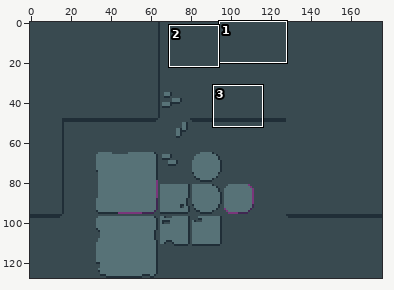
Edited in one commit: pixel-art file (Art/SourceFiles/floor_tileset.ase). Above, an overview of the earlier version with the close-up marked.
Close-up. The starting point:
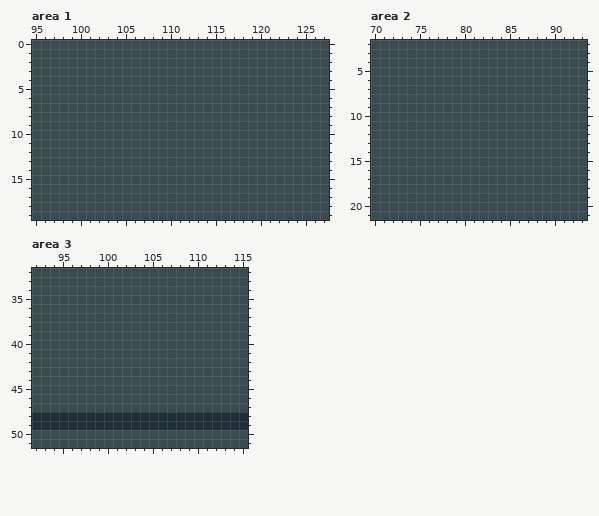
176x128 pixels, 1 frame. Shown: area 1: x 95..127, y 0..19; area 2: x 70..93, y 2..21; area 3: x 92..115, y 32..51. The commit also changed other parts of the picture, which this record leaves out.
After the commit:
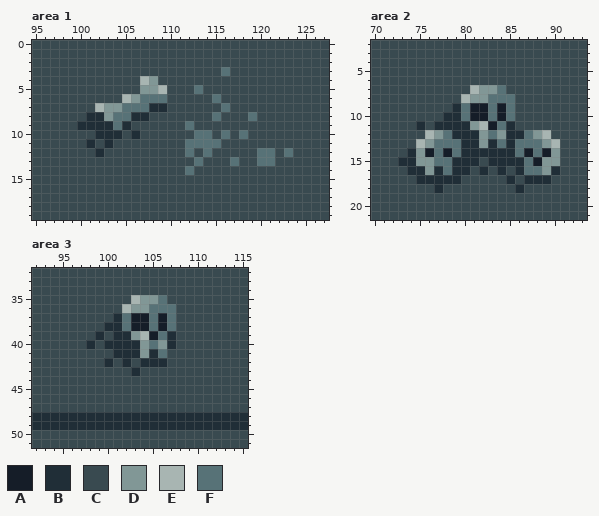
Palette (. is transparent): A #151d28  B #202e37  C #394a50  D #819796  E #a8b5b2  F #577277
Edits made:
Changed rows in their new state; - is an unchanged pixel.
Area 1:
first column x 100:
 3 ----------------F-------
 4 -------ED---------------
 5 -------DDE---F----------
 6 -----EDFFF-----F--------
 7 --EDDFFFBB------F-------
 8 -BBDFFBB-------F---F----
 9 BBBBFB------F-----------
10 --BBB-B------FF-F-F-----
11 -B-B--------FFFF--------
12 --B---------F-F-----FF-F
13 -------------F---F--FF--
14 ------------F-----------
Area 2:
first column x 73:
 7 --------EDDF------
 8 -------EDDFFF-----
 9 ------BFAAFAF-----
10 -----BBFAAFAF-----
11 --B-BBBBDEAFB-----
12 ---EDFBBBDFDBBFDE-
13 --EDFFFBBDBFBFFFDE
14 -BDAFAFBBBBBBFAFAD
15 BBDDFFBBB-BBBBFADD
16 -BBDBFBB-B-B-BFFDB
17 --BBBBB-----B-BBB-
18 ----B--------B----
Area 3:
first column x 98:
35 -----EDDF-
36 ----EDDFFF
37 ---BFAAFAF
38 --BBFAAFAF
39 -B-BBDEAFB
40 B-BBBBDFDB
41 ---BBBDBF-
42 --B-B-BBB-
43 -----B----
Where, in picture pixels (left, top, right, bottom), the same in both close-ups:
changed: (77, 67, 293, 175)
changed: (398, 85, 560, 193)
changed: (86, 295, 176, 376)
